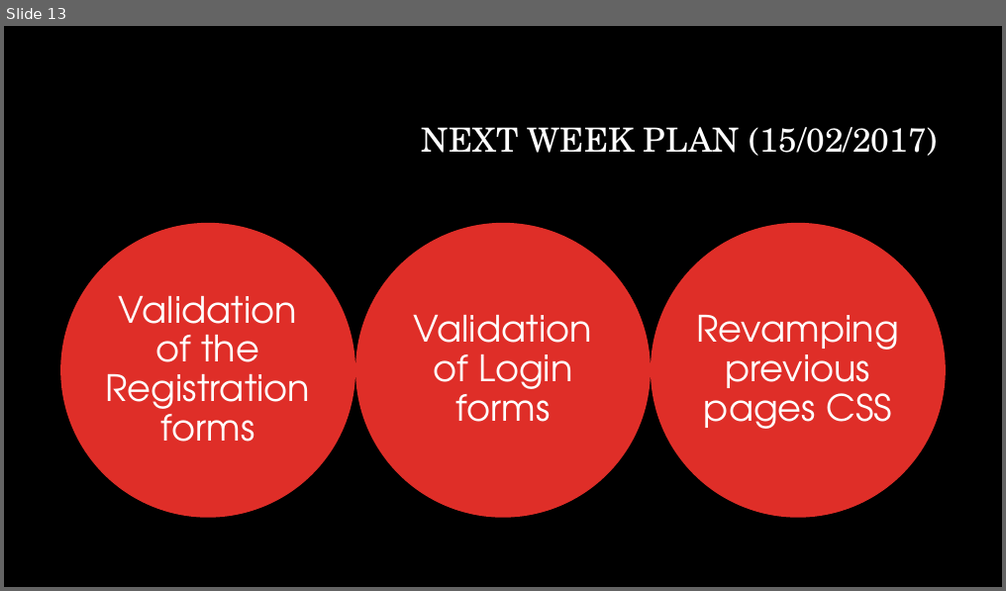
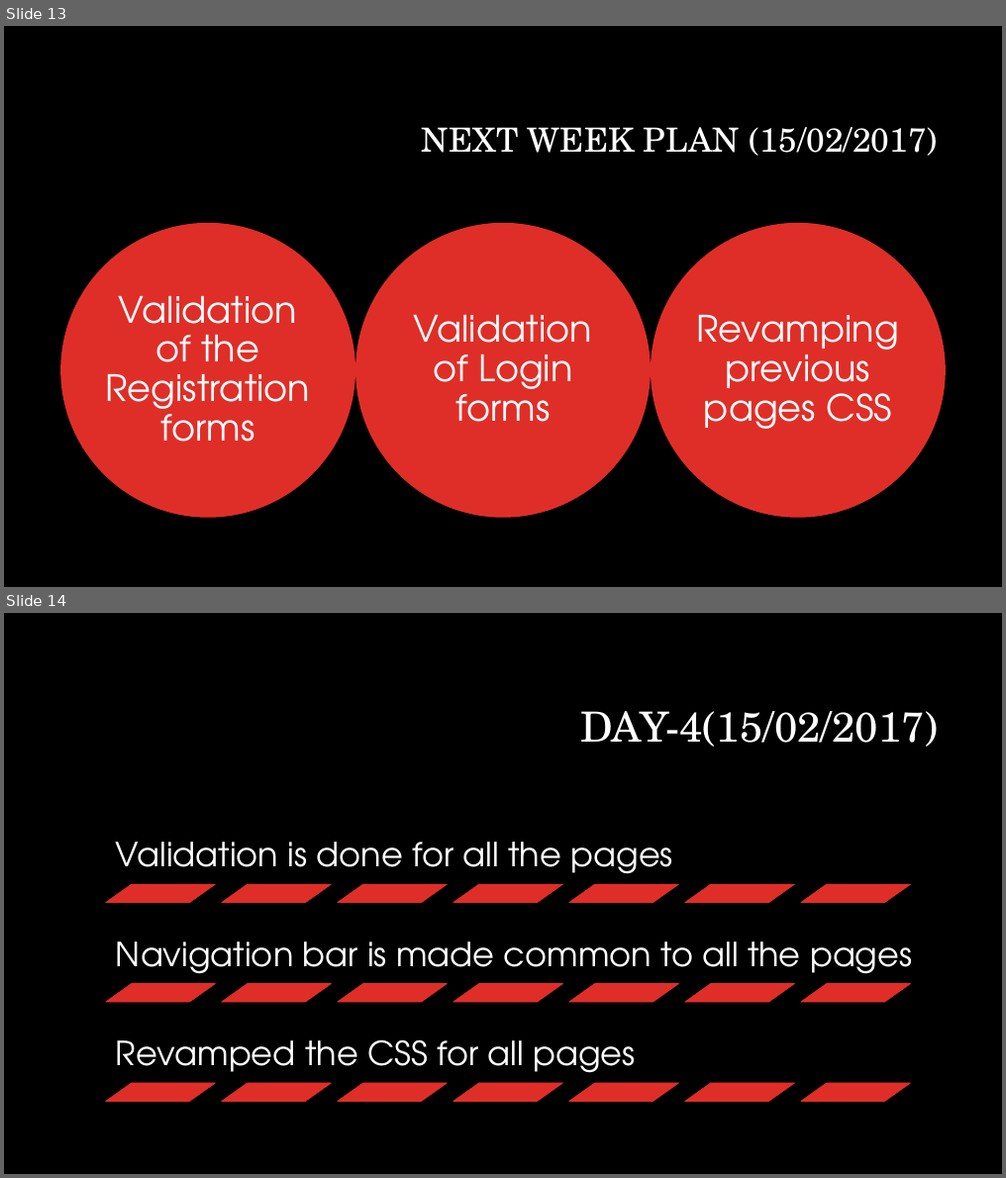
Before and after one commit to priyasatbhaya/IT_WEBD, a slide deck: Internet and web technology new ppt.pptx. Shown one above the other, each under a label of ours: slide 13 before the commit, slides 13 and 14 after it. The pictures are 1006x591 and 1006x1178 pixels, drawn with LibreOffice and Linux fonts; fonts in the diff are those of the drawing; background and template pictures are left out. Boxes give left, top, right and bottom in pixels: in the first picture for what was removed or moved away, otherwise in the second. Text is boxed around its words. In the diff, an @@ line names an element or a change of style, - is before the commit and + after.

Commit message:
Nav bar made common and changes in CSS

```diff
--- a/Internet and web technology new ppt.pptx
+++ b/Internet and web technology new ppt.pptx
@@ slide 14 added at box(4, 613, 1002, 1174), background #000000 @@
@@ title added at box(581, 711, 939, 747), 40 pt, text #FFFFFF @@
+DAY-4(15/02/2017)
@@ group added at box(106, 842, 912, 1101): 21 parallelograms, 3 texts @@
+Validation is done for all the pages
+Navigation bar is made common to all the pages
+Revamped the CSS for all pages
```
Also in this commit, not shown: 2 slides changed, 4 other slides added, 34 other files.
